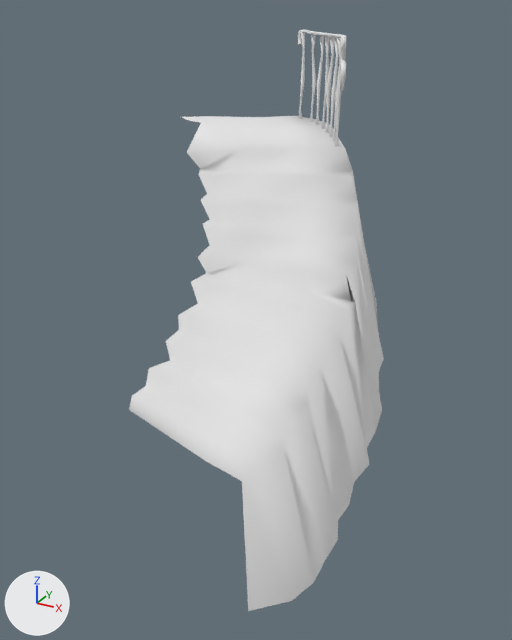
Renders of the FBX model Assets/FBX/Stairway_Curved.fbx from each side of a commit.
Both versions are drawn from a 50 mm camera at (-4.54, -5.07, 2.96) aimed at (-7.57, 0.45, 0.2). The lights are fixed; the arrows at lower left show +X, +Y and +Z. The older version comes first. Where no turn or scale is listed for an object, it has been applied to the vertices.

Names of what the first picture shows: 'Cylinder', 'Stairs.001' and 1 more.
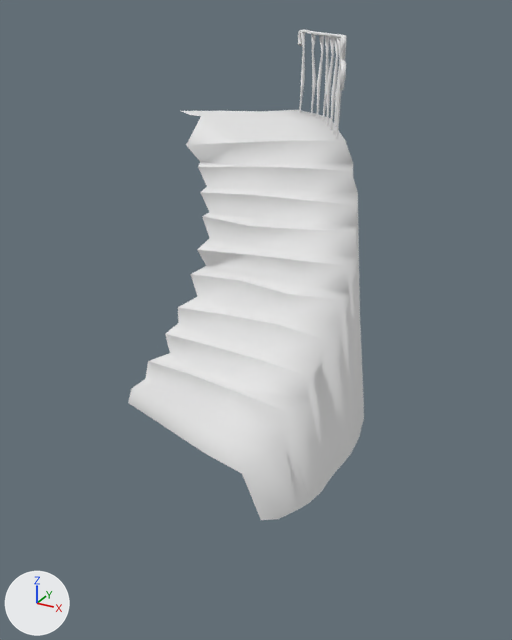
Boxes [x1, y1, x2, y2] around the edits, measured in the pictures (512 x 640 px; the box of a moved part takes in the faces that stretch with it):
'Stairs.001', reshaped, moved (7% narrower, 17% shorter)
    before: [129, 116, 384, 611]
    after: [128, 110, 364, 520]
part 1 of me_plane_003, moved or reshaped
    before: [242, 173, 384, 611]
    after: [242, 167, 364, 520]

The change, as a list of edits to the scene's bpy script:
```text
Change me_plane_003:
    used by ob_stairs_001; location = (-7.0, -0.39, 0.34)
    remove me_plane_003.from_pydata(...)  # 116 vertices, 178 faces; spans x -2.48..0.92, y -1.12..3.12, z -1.61..1.48
    add me_plane_003.from_pydata(...)  # 116 vertices, 178 faces; spans x -2.48..0.77, y -1.1..3.09, z -0.82..1.48
    me_plane_003 part 1: 27 of 116 vertices moved; they spanned x -1.25..0.92, y -1.12..3.12, z -1.61..0.67 and now span x -1.12..0.77, y -1.07..3.04, z -0.82..0.67; mean shift (-0.09, -0.01, -0.23); largest move (0.32, 1.44, 0.26) -> (0.02, 1.75, -0.82)
Change ob_stairs_001:
    ob_stairs_001.location: (-7.0, -0.39, 0.34) -> (-7.0, -0.39, 0.41)
```
